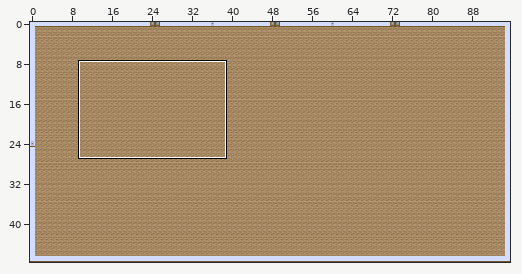
Tiled map: core/assets/Tiles/LevelThreeMap.tmx. Above, an overview of the earlier version with the close-up marked.
Close-up. Earlier state:
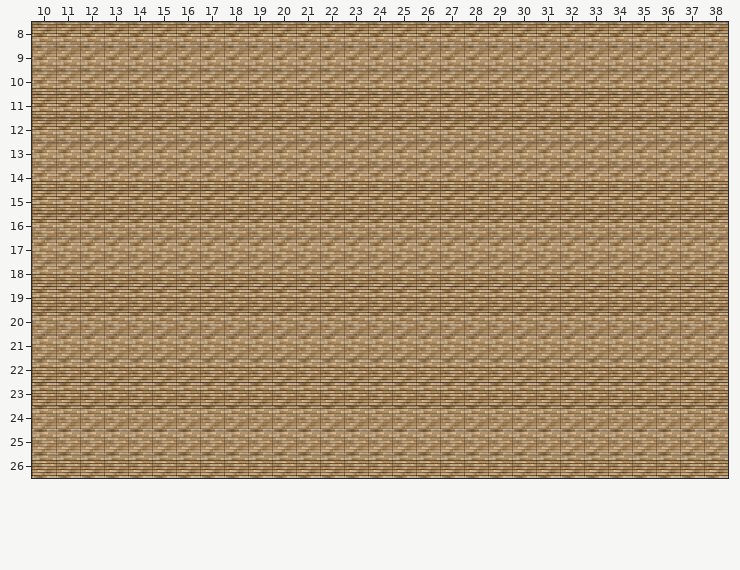
Cells are 32x32 px. Shown: x 10..38, y 8..26. The commit also changed other parts of the map, which this record leaves out.
The result:
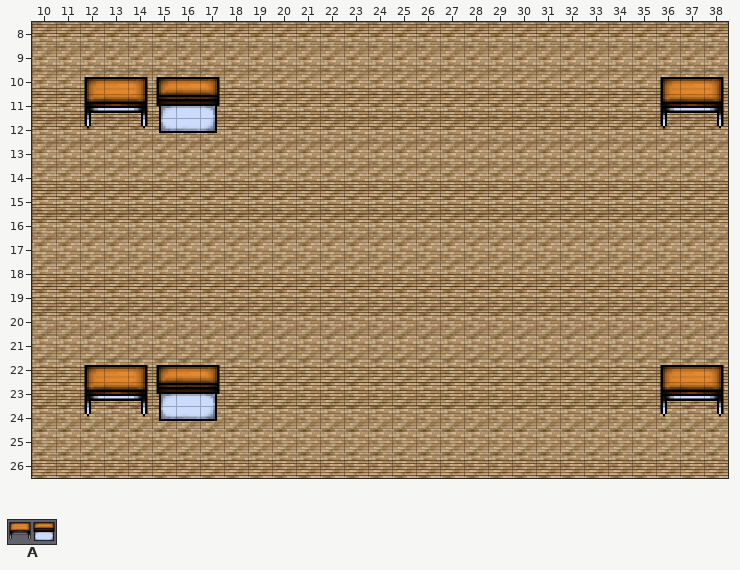
Key: from "levelThreeObjects": A 6 "Desk_student_teacher_300".
_ is an empty cell.
Tiles of an added or newly shown layer are drawn over the layers below it.
Diff:
Layer "FloorObjects" (added):
y 12: x 12 _ -> A; x 36 _ -> A
y 24: x 12 _ -> A; x 36 _ -> A
Where, in picture pixels (left, top, right, bottom), the same in both close-ups:
added: (84, 77, 220, 133)
added: (660, 77, 724, 129)
added: (84, 365, 220, 421)
added: (660, 365, 724, 417)
